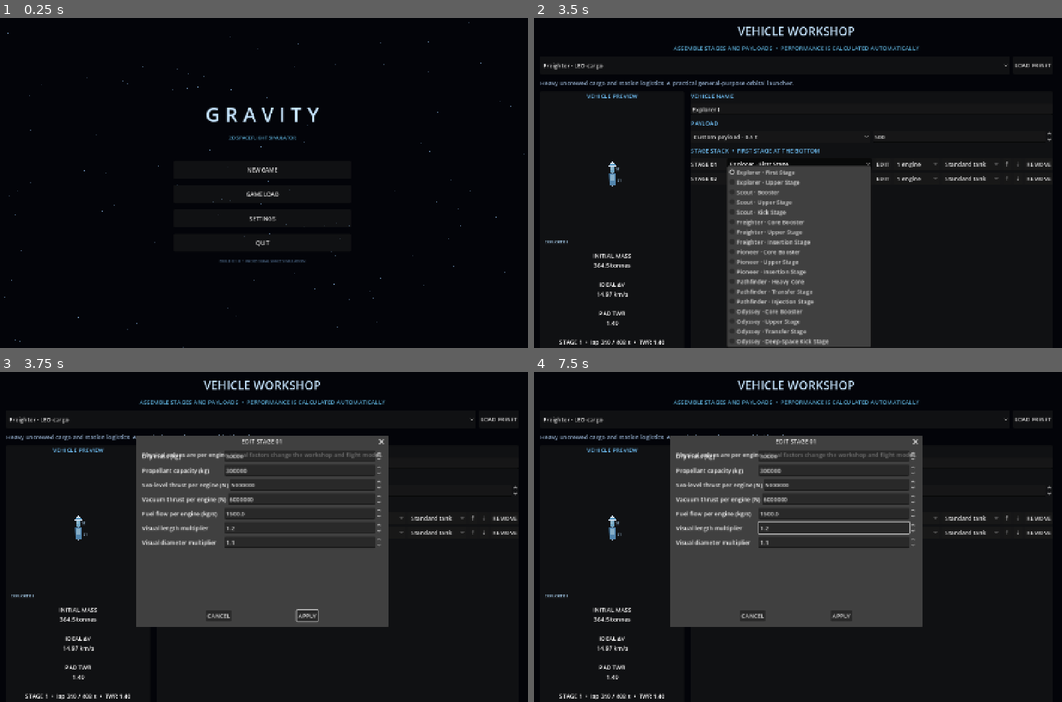
Above: before the commit, frames 1-4 (two rows, left to right).
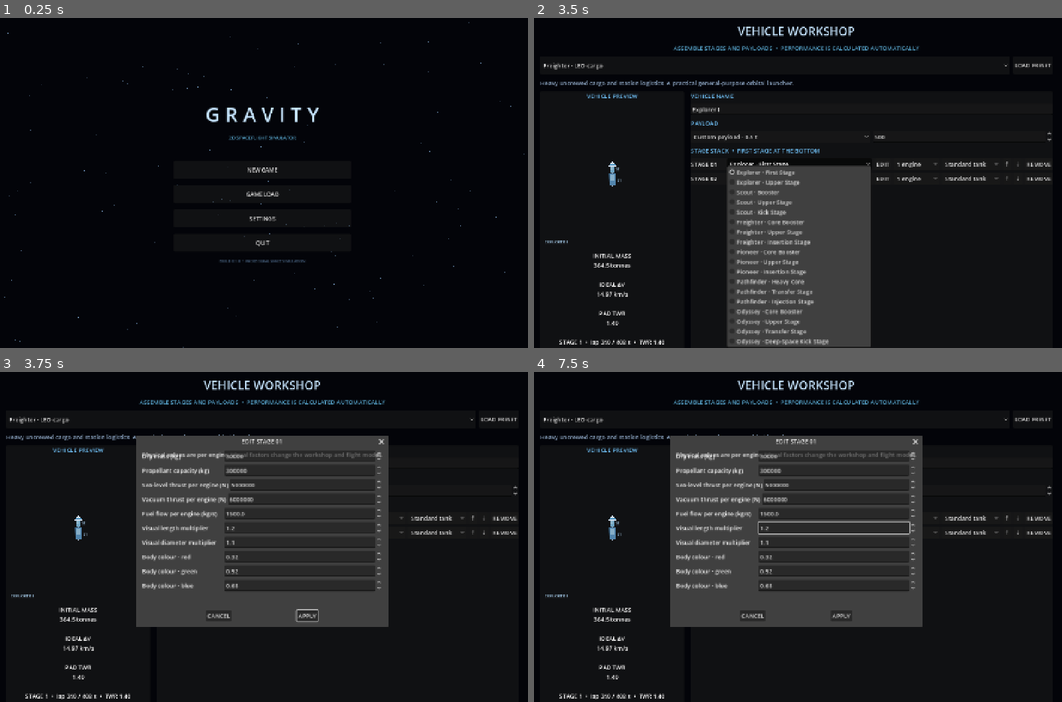
Above: after the commit, the same moments.

Repository: Blagos1195/Gravity-simulator
Game: Godot game, scene res://scenes/main.tscn
Two runs of this game, one before a commit and one after it. Both use one fixed random seed, a clock stepped at 60 frames per second and the inputs below.
Inputs:
- Up to frame 1 (0.25 s): no input
- Up to frame 2 (3.5 s): click "NEW GAME" at 0.5 s; click "CONTINUE TO ROCKET BUILDER" at 1.25 s; click "Freighter · LEO cargo" at 2 s; click "Explorer · First Stage" at 2.75 s
- Up to frame 3 (3.75 s): click "EDIT" at 3.5 s
- Up to frame 4 (7.5 s): click "1 engine" at 4.25 s; click "Standard tank" at 5 s; click "↑" at 5.75 s; click "REMOVE" at 6.5 s; click "Explorer · Upper Stage" at 7.25 s

Frames 1-2 are identical in both runs. In frame 3, 0.7% of the frame differs, in the area x 26-73%, y 54-67%; in frame 4, 0.7%.

Commit message:
Add stage body colour controls to workshop

Diff:
--- a/Gravity/scripts/main.gd
+++ b/Gravity/scripts/main.gd
@@ -580,6 +580,10 @@
 	var content := VBoxContainer.new()
 	content.add_theme_constant_override("separation", 8)
 	dialog.add_child(content)
+	var default_color := [0.35, 0.57, 0.71] if stage_index % 2 == 0 else [0.43, 0.63, 0.75]
+	var stage_color: Variant = stage.get("visual_color_rgb", default_color)
+	if not stage_color is Array or stage_color.size() != 3:
+		stage_color = default_color
 	var fields := [
 		{"key": "dry_mass", "label": "Dry mass (kg)", "step": 1.0},
 		{"key": "fuel_capacity", "label": "Propellant capacity (kg)", "step": 1.0},
@@ -587,7 +591,10 @@
 		{"key": "vacuum_thrust", "label": "Vacuum thrust per engine (N)", "step": 100.0},
 		{"key": "flow", "label": "Fuel flow per engine (kg/s)", "step": 0.1},
 		{"key": "visual_length_factor", "label": "Visual length multiplier", "step": 0.05, "minimum": 0.25, "maximum": 100.0},
-		{"key": "visual_diameter_factor", "label": "Visual diameter multiplier", "step": 0.05, "minimum": 0.25, "maximum": 100.0}
+		{"key": "visual_diameter_factor", "label": "Visual diameter multiplier", "step": 0.05, "minimum": 0.25, "maximum": 100.0},
+		{"key": "visual_color_r", "label": "Body colour · red", "step": 0.01, "minimum": 0.0, "maximum": 1.0, "default_value": float(stage_color[0])},
+		{"key": "visual_color_g", "label": "Body colour · green", "step": 0.01, "minimum": 0.0, "maximum": 1.0, "default_value": float(stage_color[1])},
+		{"key": "visual_color_b", "label": "Body colour · blue", "step": 0.01, "minimum": 0.0, "maximum": 1.0, "default_value": float(stage_color[2])}
 	]
 	var inputs: Dictionary = {}
 	for field in fields:
@@ -600,7 +607,7 @@
 		input.min_value = float(field.get("minimum", 0.001))
 		input.max_value = float(field.get("maximum", 1.0e300))
 		input.step = float(field.step)
-		input.value = float(stage.get(str(field.key), 1.0))
+		input.value = float(field.get("default_value", stage.get(str(field.key), 1.0)))
 		input.size_flags_horizontal = Control.SIZE_EXPAND_FILL
 		input.tooltip_text = str(field.key)
 		row.add_child(input)
@@ -631,6 +638,18 @@
 	for key in ["dry_mass", "fuel_capacity", "thrust", "vacuum_thrust", "flow", "visual_length_factor", "visual_diameter_factor"]:
 		if values.has(key):
 			updated_stage[key] = float(values[key])
+	var color_keys := ["visual_color_r", "visual_color_g", "visual_color_b"]
+	var has_color_value := false
+	var color: Variant = updated_stage.get("visual_color_rgb", [0.35, 0.57, 0.71] if stage_index % 2 == 0 else [0.43, 0.63, 0.75])
+	if not color is Array or color.size() != 3:
+		color = [0.35, 0.57, 0.71] if stage_index % 2 == 0 else [0.43, 0.63, 0.75]
+	color = color.duplicate()
+	for channel in range(color_keys.size()):
+		if values.has(color_keys[channel]):
+			color[channel] = clampf(float(values[color_keys[channel]]), 0.0, 1.0)
+			has_color_value = true
+	if has_color_value:
+		updated_stage["visual_color_rgb"] = color
 	rocket_design["stages"][stage_index] = updated_stage
 	_update_design_stats()
 
